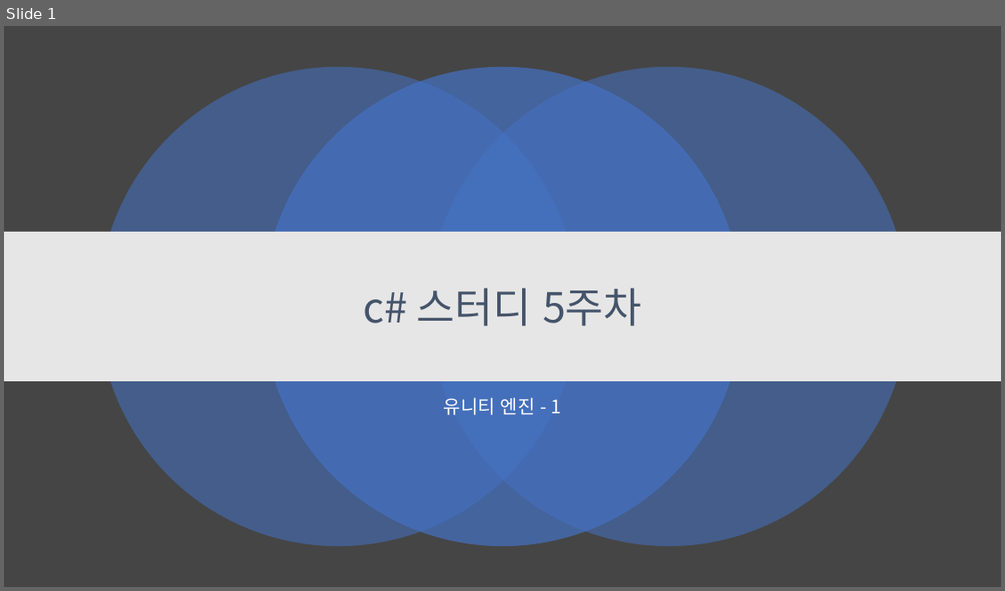
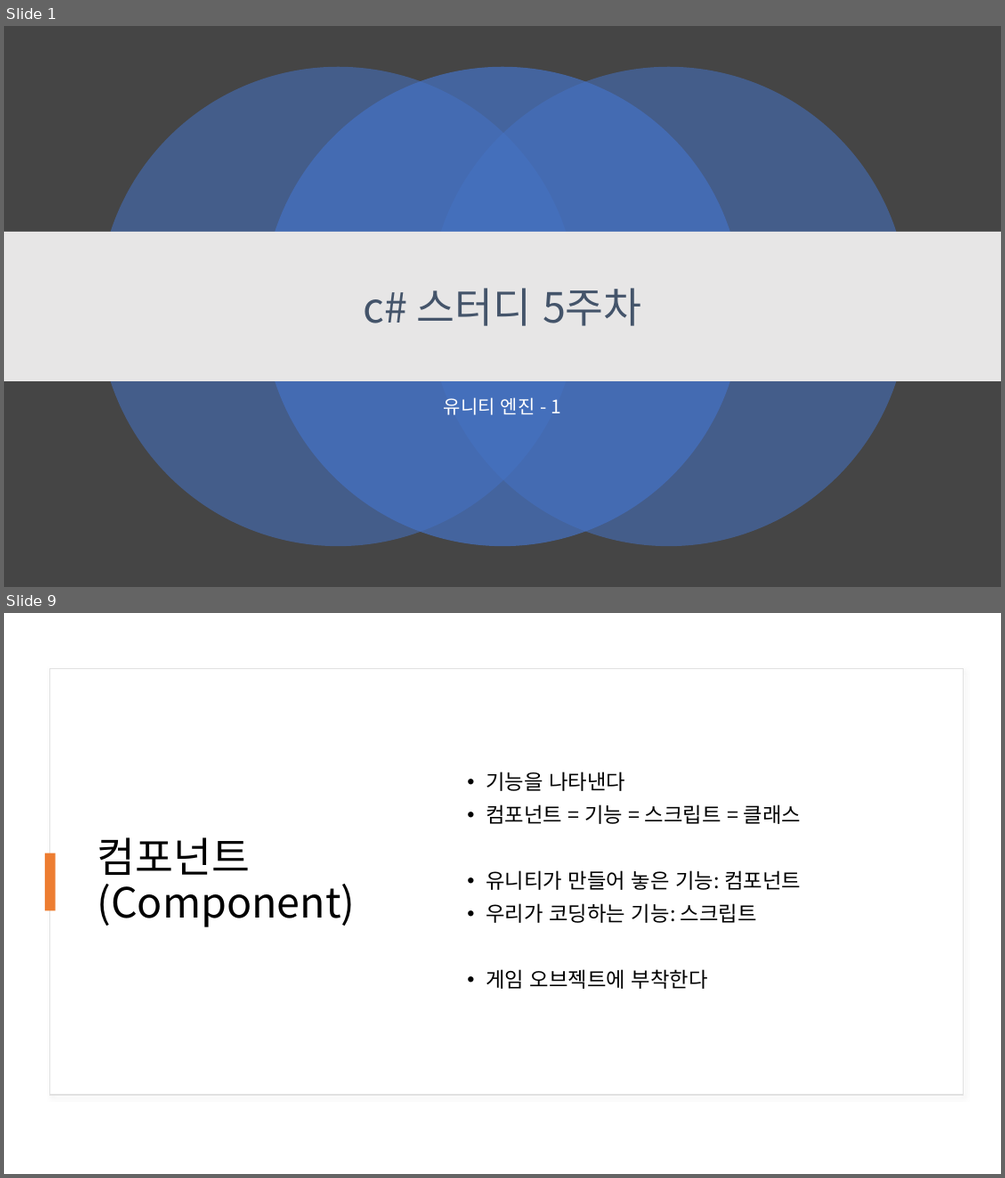
Before and after one commit to kjh99660/Study_powerpoint, a slide deck: c# 스터디 5주 차.pptx. Shown one above the other, each under a label of ours: slide 1 before the commit, slides 1 and 9 after it; the slides between them are not shown. The pictures are 1005x591 and 1005x1178 pixels, drawn with LibreOffice and Linux fonts; fonts in the diff are those of the drawing. Boxes give left, top, right and bottom in pixels: in the first picture for what was removed or moved away, otherwise in the second. Text is boxed around its words. In the diff, an @@ line names an element or a change of style, - is before the commit and + after.

```diff
--- a/c# 스터디 5주 차.pptx
+++ b/c# 스터디 5주 차.pptx
@@ slide 9 added at (4,613,1001,1174), background #FFFFFF @@
@@ rectangle added at (49,669,963,1094), fill #FFFFFF, outline #E1E1E1 1 pt @@
@@ text added at (485,771,801,989), 20 pt, text #000000 @@
+• 기능을 나타낸다
+• 컴포넌트 = 기능 = 스크립트 = 클래스
+• 유니티가 만들어 놓은 기능: 컴포넌트
+• 우리가 코딩하는 기능: 스크립트
+• 게임 오브젝트에 부착한다
@@ title added at (97,837,355,927), 40 pt, text #000000 @@
+컴포넌트(Component)
@@ rectangle added at (45,853,56,910), fill #ED7D31 @@
```
Also in this commit, not shown: 21 other slides added, 1 slide removed, 3 other files.
